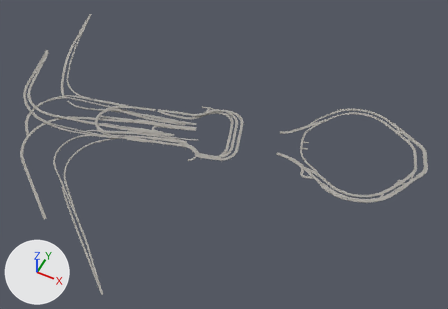
Renders of the glTF model sfo3d/data/buildings3d/roadways_lod2.glb from each side of a commit.
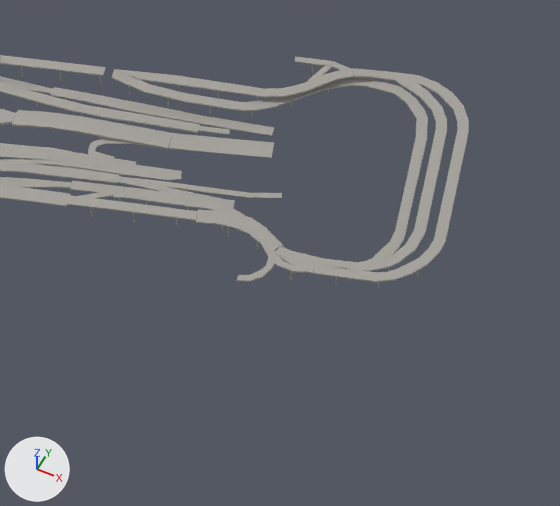
The first picture shows the older version from a camera (50 mm lens) standing at (-748.0, -1553.0, 1377.0) and looking at (-1292.0, -465.0, 18.0). The close-ups show the older and then the newer version on the part from 29% to 59% of the width and 30% to 69% of the height of that picture. Only the edits that show in the close-ups are written down. Arrows for +X, +Y and +Z are at lower left; the lights stay in place. Where no turn or scale is listed for an object, it has been applied to the vertices. Vertices at exactly the same position are counted once.

The first close-up shows 'L2_interchange_2_2', 'L2_itb_departures' and 3 more.
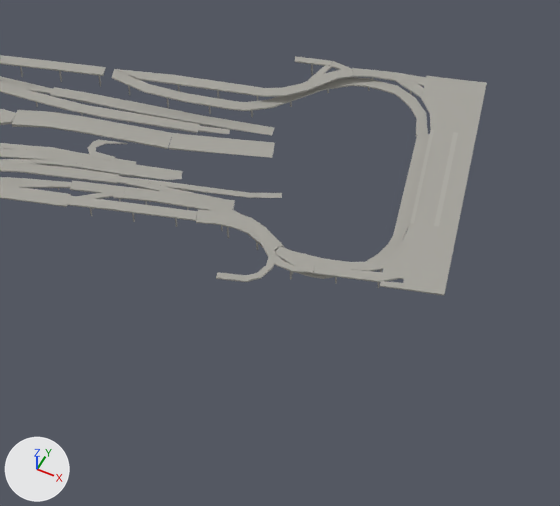
Where the newer file only moved an object's origin or applied its transform, the numbers keep the older frame.

Where the change shows, as pixel boxes (x1, y1, x2, y2) in the close-ups (560 x 506 px; the box of a moved part takes in the faces that stretch with it):
'L2_itb_departures', reshaped: before (0, 55, 469, 288); after (0, 55, 487, 296)
part 1 of me_l2_itb_departures, added: after (380, 76, 487, 296)
part 2 of me_l2_itb_departures, moved or reshaped: before (124, 70, 469, 282); after (124, 69, 458, 282)
part 3 of me_l2_itb_departures, recoloured: before (232, 84, 285, 96)

The change in detail:
Material 'island' (mat_island) is new.
Its base color is (0.413, 0.402, 0.366) (grey #acaaa3).
Its roughness is 0.85.
me_l2_itb_departures is used by ob_l2_itb_departures; location (-1481.1, -441.2, 3.0).
me_l2_itb_departures had 1103 vertices, 1378 faces and spanned x -163.0..219.0, y -90.0..153.0, z 0.0..17.0.
me_l2_itb_departures now has 1092 vertices, 1312 faces and spans x -163.0..239.0, y -94.0..169.0, z 0.0..17.0.
me_l2_itb_departures part 1: a new loose piece of 63 vertices spanning x 132.0..239.0, y -48.0..169.0, z 10.0..11.0.
me_l2_itb_departures part 2: 66 vertices moved from x -37.0..193.0, y -90.0..145.0, z 4.0..16.0 to x -37.0..190.0, y -94.0..145.0, z 3.0..17.0; 231 vertices removed from x -37.0..219.0, y -90.0..153.0, z 5.0..15.0; 165 vertices added at x -37.0..208.0, y -94.0..154.0, z 0.0..17.0.
me_l2_itb_departures part 3: 4 faces spanning x 9.0..49.0, y 70.0..91.0, z 16.0 switch from mat_deck_plain (grey #a6a39d) to mat_concrete (grey #acaaa3).
Other edits to the shape of me_l2_itb_departures do not show in these pictures.
me_l2_itb_departures gains material mat_island (grey #acaaa3).
